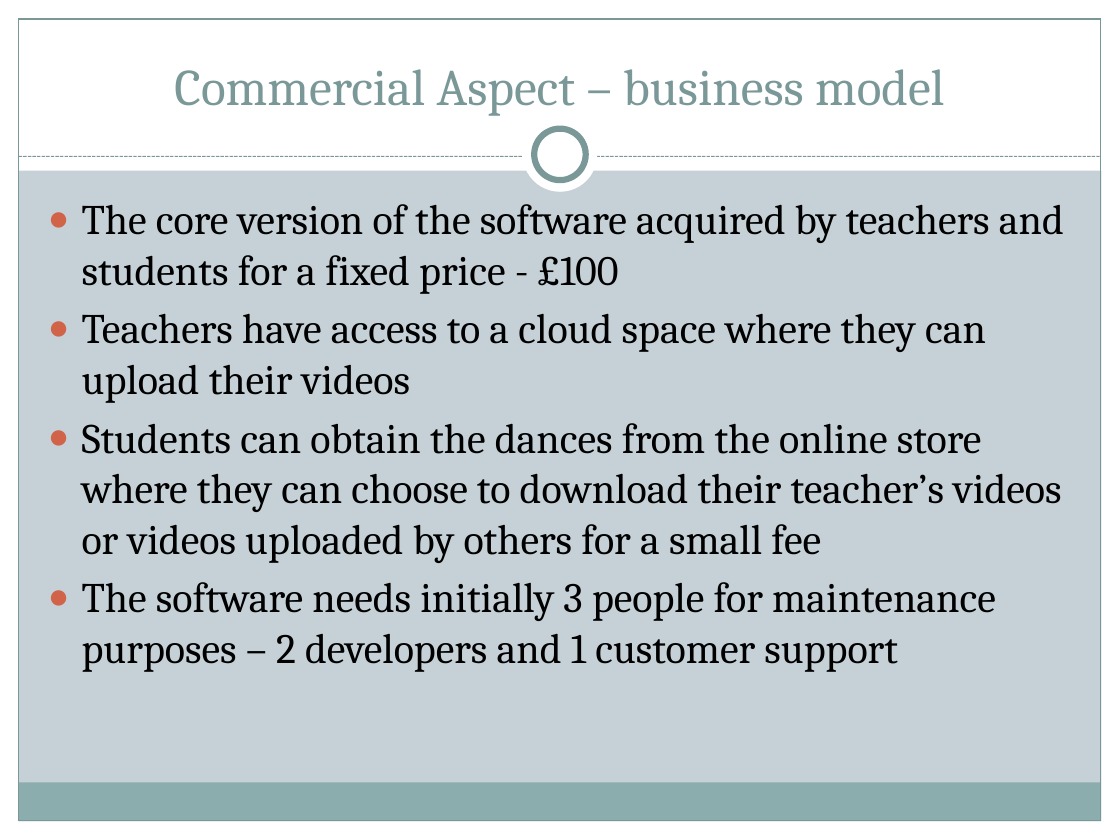
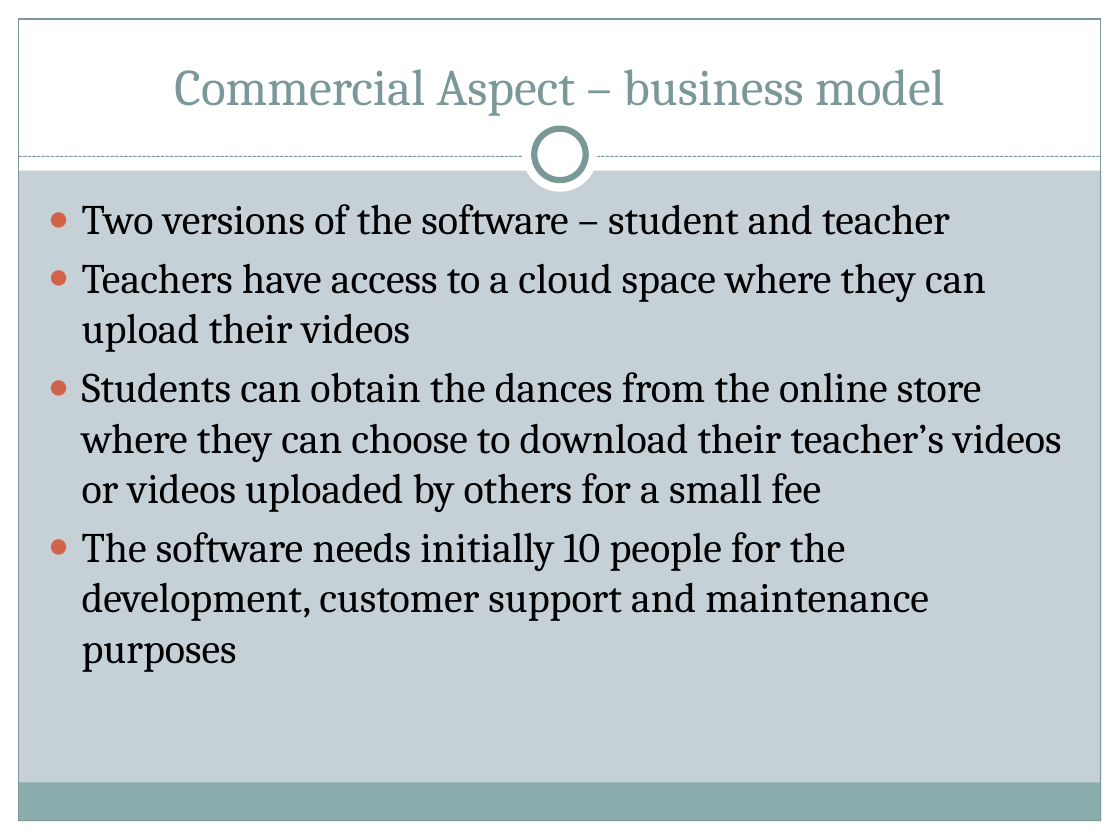
Before and after one commit to Marman1337/KinectProject, a slide deck: slide 16 of Presentation/Computerized Dance Classroom.pptx. Drawn at 1120x840 pixels with LibreOffice and Linux fonts; fonts in the diff are those of the drawing. Boxes give left, top, right and bottom in pixels: in the first picture for what was removed or moved away, otherwise in the second. Text is boxed around its words. In the diff, an @@ line names an element or a change of style, - is before the commit and + after.

Commit message:
changes in presentation

```diff
--- a/Presentation/Computerized Dance Classroom.pptx
+++ b/Presentation/Computerized Dance Classroom.pptx
@@ text at (x1=82, y1=204, x2=950, y2=235): text changed @@
-● The core version of the software acquired by teachers and students for a fixed price - £100
+● Two versions of the software – student and teacher
@@ text at (x1=82, y1=532, x2=929, y2=672): text changed @@
-● The software needs initially 3 people for maintenance purposes – 2 developers and 1 customer support
+● The software needs initially 10 people for the development, customer support and maintenance purposes
```
